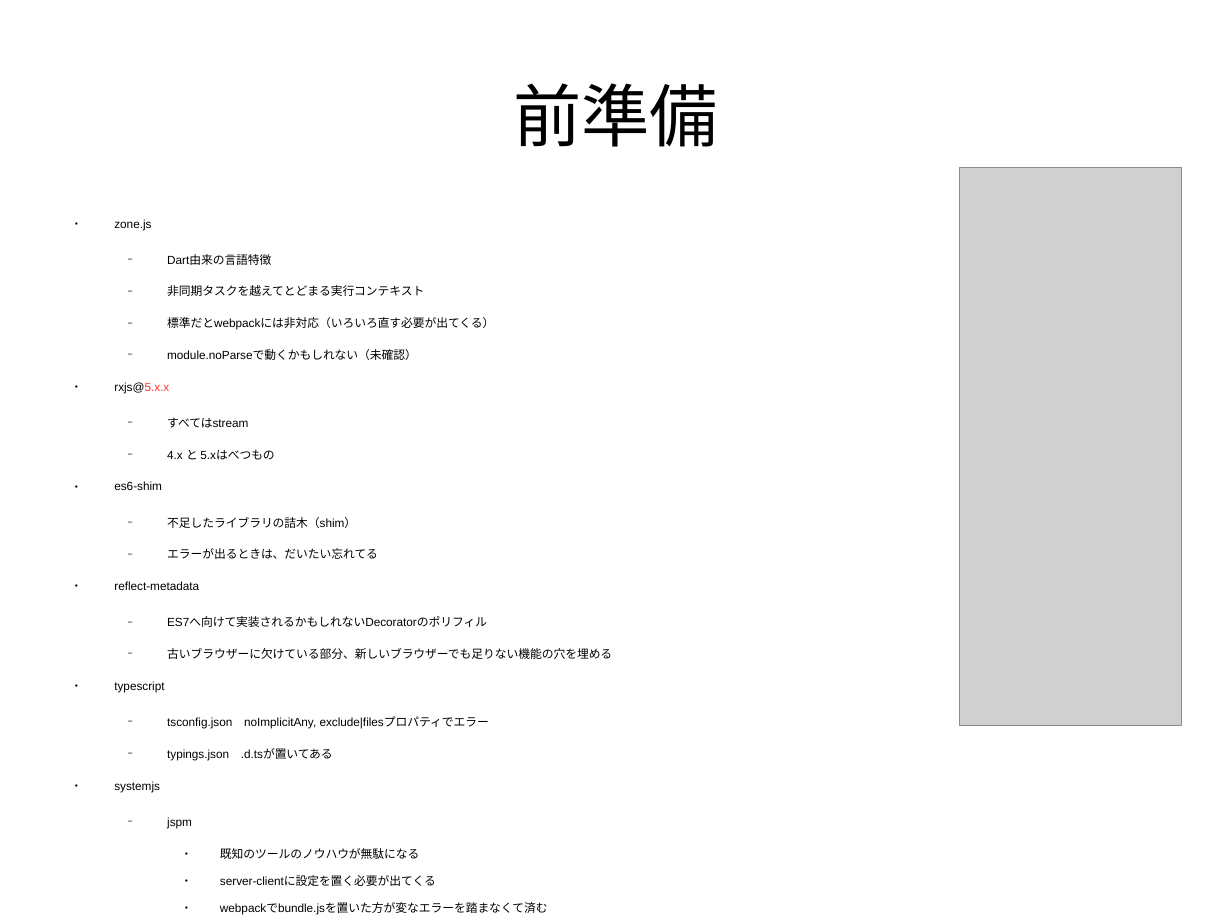
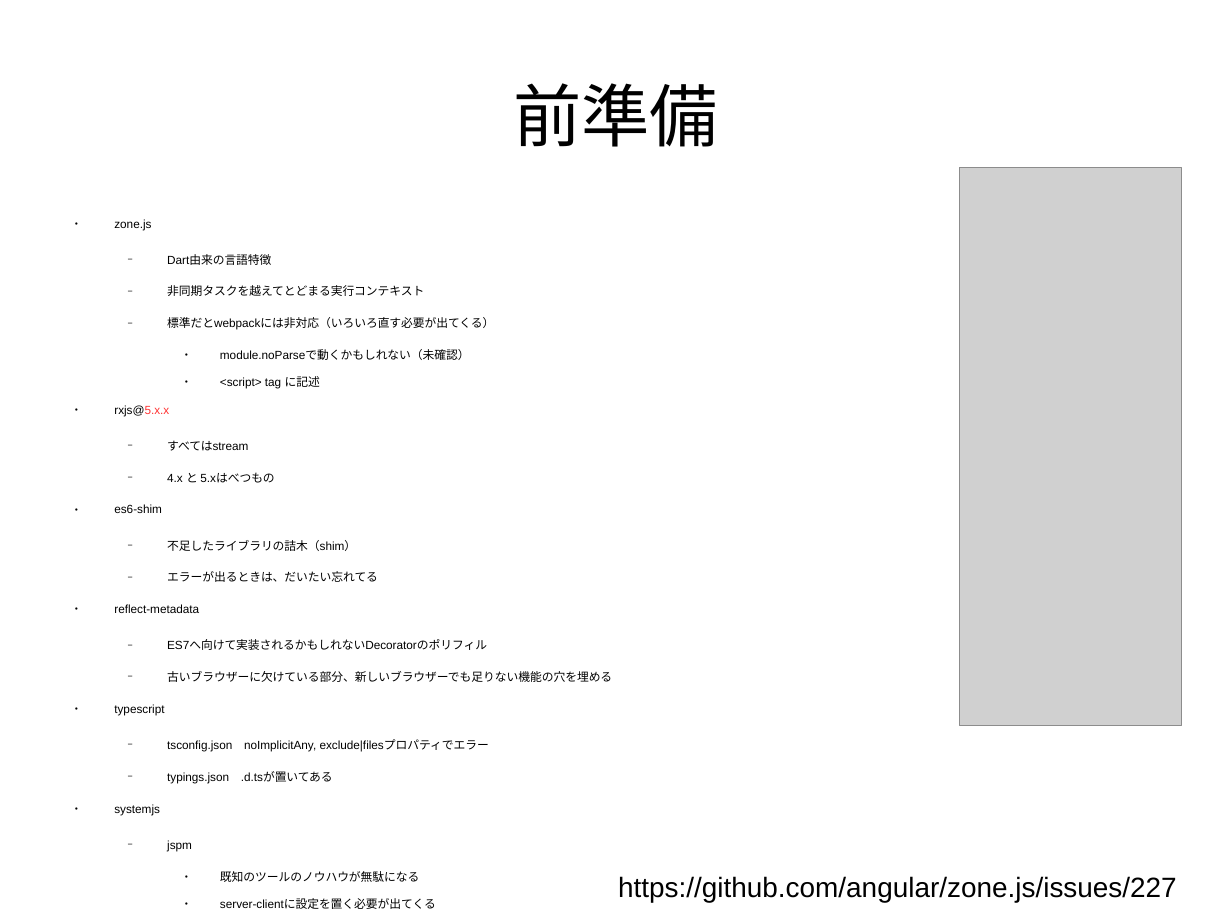
Before and after one commit to sallop/til, a slide deck: slide 8 of angular2の紹介.odp. Drawn at 1232x924 pixels with LibreOffice and Linux fonts; fonts in the diff are those of the drawing; grey boxes stand for pictures. Boxes give left, top, right and bottom in pixels: in the first picture for what was removed or moved away, otherwise in the second. Text is boxed around its words. In the diff, an @@ line names an element or a change of style, - is before the commit and + after.

```diff
--- a/angular2の紹介.odp
+++ b/angular2の紹介.odp
@@ text at <box>220,350,470,360</box>: bullet − to ●; list level 2 to 3 in "module.noParseで動くかもしれない（未確認）" @@
@@ text at <box>220,376,320,389</box>: paragraph added @@
+    ● <script> tag に記述
@@ text added at <box>618,876,1177,902</box>, 18 pt, text #000000 @@
+https://github.com/angular/zone.js/issues/227
```
Also in this commit, not shown: 3 other slides changed, 3 slides added.
